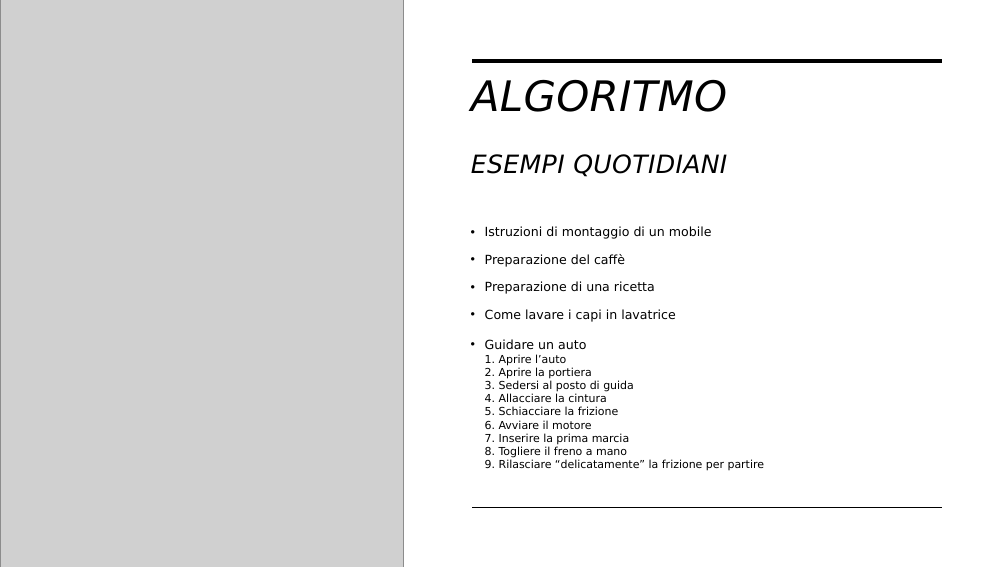
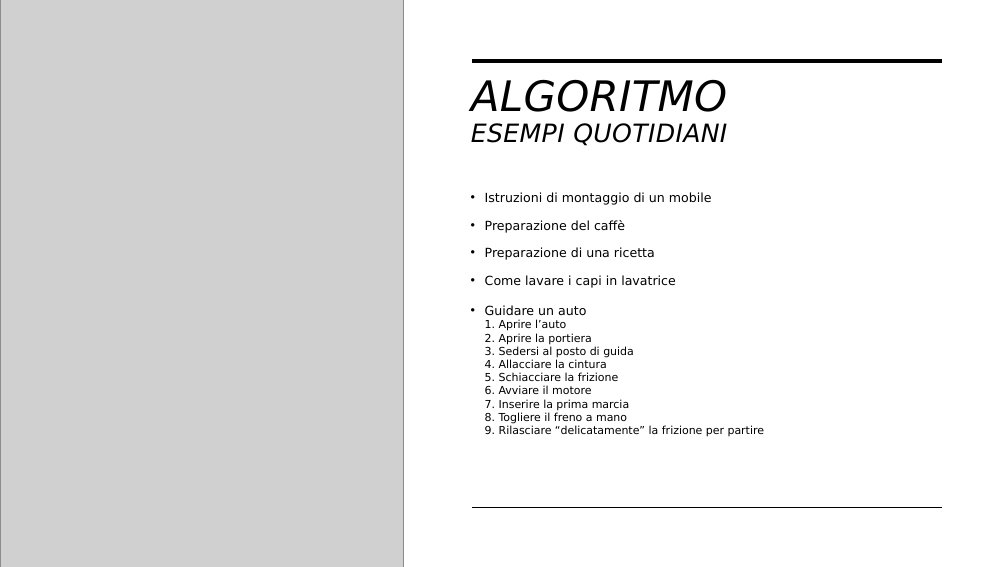
Before and after one commit to ViniciusJMoreira/corso-ifts, a slide deck: slide 34 of IFTS_Fondamenti_di_Programmazione_e_ingegnieria_del_software.pptx (slide 31 before the commit). Drawn at 1008x567 pixels with LibreOffice and Linux fonts; fonts in the diff are those of the drawing; grey boxes stand for pictures. Boxes give left, top, right and bottom in pixels: in the first picture for what was removed or moved away, otherwise in the second. Text is boxed around its words. In the diff, an @@ line names an element or a change of style, - is before the commit and + after.

```diff
--- a/IFTS_Fondamenti_di_Programmazione_e_ingegnieria_del_software.pptx
+++ b/IFTS_Fondamenti_di_Programmazione_e_ingegnieria_del_software.pptx
@@ title "ALGORITMO ESEMPI QUOTIDIANI" rewrapped from (x1=471, y1=80, x2=727, y2=177) to (x1=471, y1=80, x2=727, y2=146) @@
@@ 5 texts moved together from (x1=485, y1=226, x2=765, y2=471) to (x1=485, y1=192, x2=765, y2=437) @@
```
Also in this commit, not shown: 12 other slides changed, 5 slides added, 3 other files.
